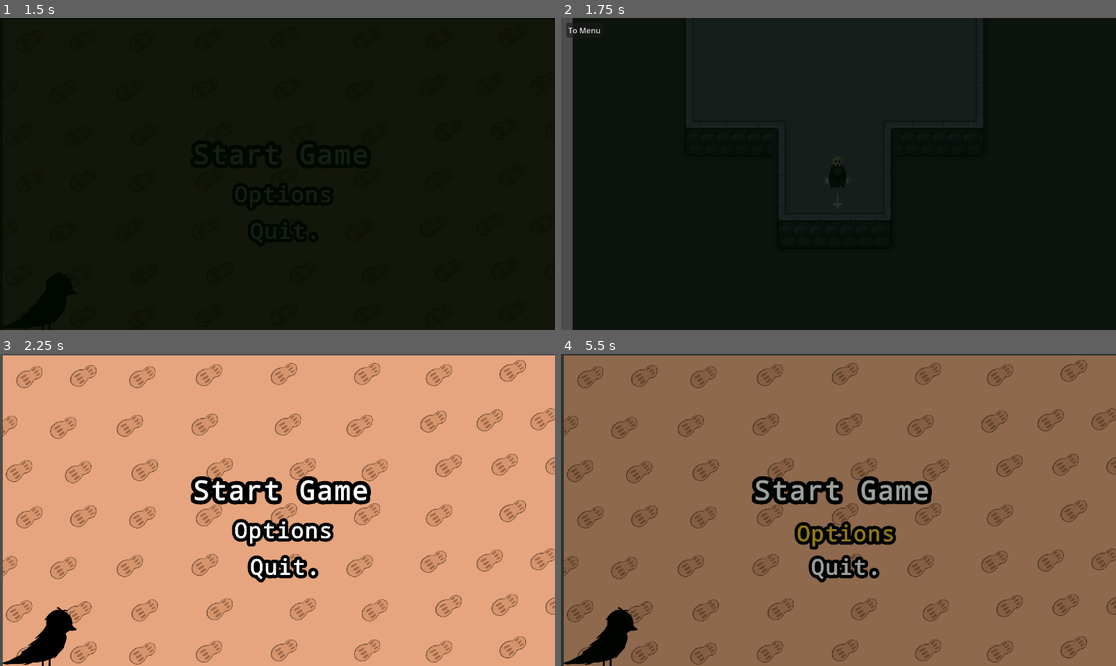
Above: before the commit, frames 1-4 (two rows, left to right).
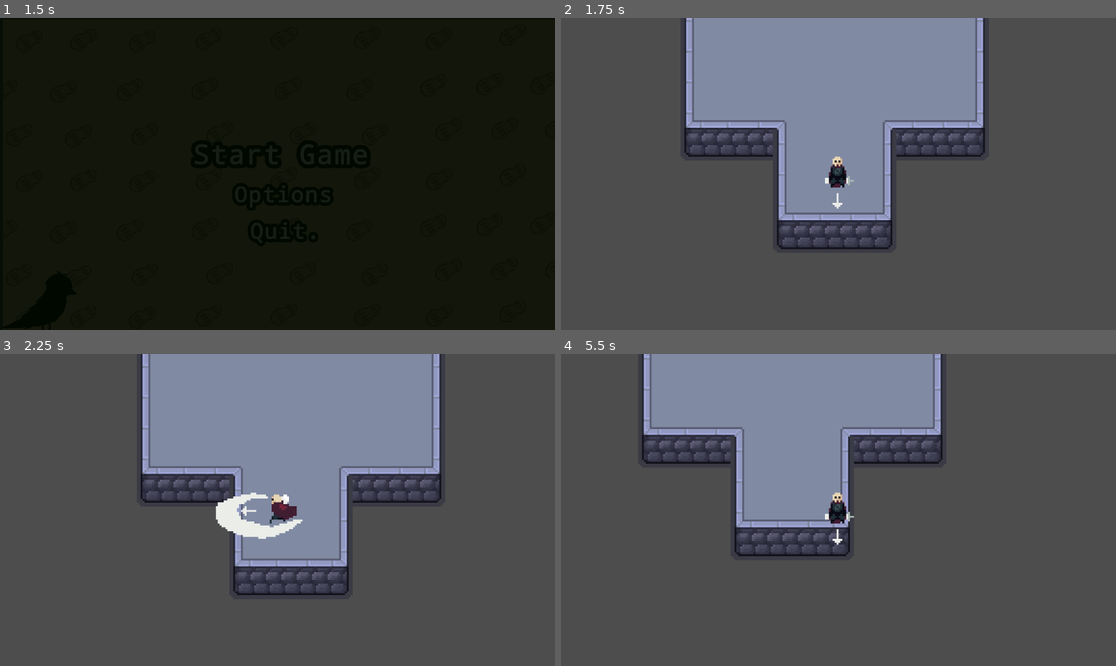
Above: after the commit, the same moments.

Repository: itspeanutzy/Tubes-Group17
Game: Godot game, scene res://Scene/main_menu.tscn
The game is run twice, just before and just after one commit, with the same random seed, the same clock (stepped at 60 frames per second) and the same inputs. The engine's default icon, where the game draws it, is replaced by a stand-in: a white triangle on a blue panel in a dark square.
Inputs (mouse positions are in pixels of both pictures, inside the frame that each line leads up to):
- Up to frame 1 (1.5 s): click (283, 155) at 0.5 s; click (283, 155) at 1.25 s
- Up to frame 2 (1.75 s): no input
- Up to frame 3 (2.25 s): click (22, 366) at 2 s, where only the run before the commit has a clickable "To Menu"
- Up to frame 4 (5.5 s): tap Enter at 2.75 s; move the mouse to (960, 494) at 2.77 s; hold D (walk_right) 2.78-3.53 s; click (960, 494) at 2.85 s; move the mouse to (727, 525) at 3.52 s; hold S (walk_down) 3.53-4.28 s; tap Shift (dodge) at 3.6 s; tap Space at 4.25 s; move the mouse to (894, 441) at 4.27 s; hold D (walk_right) 4.28-5 s; hold Right mouse button (guard) 4.28-5 s; click (844, 531) at 5.02 s

Frame 1 is identical in both runs. In frame 2, 98% of the frame differs, in the area x 1-100%, y 0-100%; in frame 3, 99%; in frame 4, 100%, in the area x 0-100%, y 0-100%.

Commit message:
Pause Menu

Diff:
--- a/Scene/level_1.tscn
+++ b/Scene/level_1.tscn
@@ -3,8 +3,6 @@
 [ext_resource type="Texture2D" uid="uid://dr00xudt6weeo" path="res://Assets/Sprites/walls_floor.png" id="1_5exfe"]
 [ext_resource type="PackedScene" uid="uid://coki0owkgoh26" path="res://Scene/player.tscn" id="2_6544n"]
 [ext_resource type="PackedScene" uid="uid://8m88su61chxn" path="res://Scene/goal.tscn" id="3_poeaa"]
-[ext_resource type="Script" uid="uid://ds7mlepr7j2v1" path="res://Script/quittomenu.gd" id="3_ufara"]
-[ext_resource type="PackedScene" uid="uid://lj0wtepx4cg1" path="res://Scene/fade_transition.tscn" id="4_ws63c"]
 
 [sub_resource type="TileSetAtlasSource" id="TileSetAtlasSource_ufara"]
 texture = ExtResource("1_5exfe")
@@ -539,32 +537,3 @@
 
 [node name="Goal" parent="." unique_id=1541156368 instance=ExtResource("3_poeaa")]
 position = Vector2(240, -104)
-
-[node name="GUI" type="Node" parent="." unique_id=486655245]
-script = ExtResource("3_ufara")
-
-[node name="CanvasLayer" type="CanvasLayer" parent="GUI" unique_id=1955440330]
-
-[node name="Control" type="Control" parent="GUI/CanvasLayer" unique_id=2061388838]
-layout_mode = 3
-anchors_preset = 0
-offset_right = 40.0
-offset_bottom = 40.0
-
-[node name="quitmenu" type="Button" parent="GUI/CanvasLayer/Control" unique_id=1652783312]
-layout_mode = 0
-offset_left = 11.0
-offset_top = 10.0
-offset_right = 83.0
-offset_bottom = 41.0
-text = "To Menu"
-
-[node name="FadeTransition" parent="GUI" unique_id=301525587 instance=ExtResource("4_ws63c")]
-offset_left = 104.0
-offset_top = 4.0
-offset_right = 1260.0
-offset_bottom = 655.0
-
-[node name="Fade_Timer" type="Timer" parent="GUI/FadeTransition" unique_id=74571956]
-
-[connection signal="pressed" from="GUI/CanvasLayer/Control/quitmenu" to="GUI" method="_on_quitmenu_pressed"]
--- a/Scene/level_2.tscn
+++ b/Scene/level_2.tscn
@@ -3,8 +3,6 @@
 [ext_resource type="Texture2D" uid="uid://dr00xudt6weeo" path="res://Assets/Sprites/walls_floor.png" id="1_yiryk"]
 [ext_resource type="PackedScene" uid="uid://coki0owkgoh26" path="res://Scene/player.tscn" id="2_louwq"]
 [ext_resource type="PackedScene" uid="uid://8m88su61chxn" path="res://Scene/goal.tscn" id="3_7sdqy"]
-[ext_resource type="Script" uid="uid://ds7mlepr7j2v1" path="res://Script/quittomenu.gd" id="4_7sdqy"]
-[ext_resource type="PackedScene" uid="uid://lj0wtepx4cg1" path="res://Scene/fade_transition.tscn" id="5_a5oyc"]
 
 [sub_resource type="TileSetAtlasSource" id="TileSetAtlasSource_ufara"]
 texture = ExtResource("1_yiryk")
@@ -538,32 +536,3 @@
 
 [node name="Goal" parent="." unique_id=1541156368 instance=ExtResource("3_7sdqy")]
 position = Vector2(0, -248)
-
-[node name="GUI" type="Node" parent="." unique_id=307741849]
-script = ExtResource("4_7sdqy")
-
-[node name="CanvasLayer" type="CanvasLayer" parent="GUI" unique_id=623625990]
-
-[node name="Control" type="Control" parent="GUI/CanvasLayer" unique_id=92779363]
-layout_mode = 3
-anchors_preset = 0
-offset_right = 40.0
-offset_bottom = 40.0
-
-[node name="quitmenu" type="Button" parent="GUI/CanvasLayer/Control" unique_id=1270709767]
-layout_mode = 0
-offset_left = 11.0
-offset_top = 10.0
-offset_right = 83.0
-offset_bottom = 41.0
-text = "To Menu"
-
-[node name="FadeTransition" parent="GUI" unique_id=301525587 instance=ExtResource("5_a5oyc")]
-offset_left = 104.0
-offset_top = 4.0
-offset_right = 1260.0
-offset_bottom = 655.0
-
-[node name="Fade_Timer" type="Timer" parent="GUI/FadeTransition" unique_id=1157735758]
-
-[connection signal="pressed" from="GUI/CanvasLayer/Control/quitmenu" to="GUI" method="_on_quitmenu_pressed"]
--- a/Scene/level_3.tscn
+++ b/Scene/level_3.tscn
@@ -3,8 +3,6 @@
 [ext_resource type="Texture2D" uid="uid://dr00xudt6weeo" path="res://Assets/Sprites/walls_floor.png" id="1_wjlks"]
 [ext_resource type="PackedScene" uid="uid://coki0owkgoh26" path="res://Scene/player.tscn" id="2_7x2t2"]
 [ext_resource type="PackedScene" uid="uid://8m88su61chxn" path="res://Scene/goal.tscn" id="3_c5qca"]
-[ext_resource type="Script" uid="uid://ds7mlepr7j2v1" path="res://Script/quittomenu.gd" id="4_c5qca"]
-[ext_resource type="PackedScene" uid="uid://lj0wtepx4cg1" path="res://Scene/fade_transition.tscn" id="5_3a2ac"]
 [ext_resource type="PackedScene" uid="uid://cgd2tmh0dxkcv" path="res://Scene/ranged_enemy.tscn" id="6_3a2ac"]
 
 [sub_resource type="TileSetAtlasSource" id="TileSetAtlasSource_ufara"]
@@ -541,33 +539,6 @@
 [node name="Goal" parent="." unique_id=1541156368 instance=ExtResource("3_c5qca")]
 position = Vector2(0, -248)
 
-[node name="GUI" type="Node" parent="." unique_id=454022890]
-script = ExtResource("4_c5qca")
-
-[node name="CanvasLayer" type="CanvasLayer" parent="GUI" unique_id=995417179]
-
-[node name="Control" type="Control" parent="GUI/CanvasLayer" unique_id=1839417184]
-layout_mode = 3
-anchors_preset = 0
-offset_right = 40.0
-offset_bottom = 40.0
-
-[node name="quitmenu" type="Button" parent="GUI/CanvasLayer/Control" unique_id=903570231]
-layout_mode = 0
-offset_left = 11.0
-offset_top = 10.0
-offset_right = 83.0
-offset_bottom = 41.0
-text = "To Menu"
-
-[node name="FadeTransition" parent="GUI" unique_id=301525587 instance=ExtResource("5_3a2ac")]
-offset_left = 104.0
-offset_top = 4.0
-offset_right = 1260.0
-offset_bottom = 655.0
-
-[node name="Fade_Timer" type="Timer" parent="GUI/FadeTransition" unique_id=747236682]
-
 [node name="RangedEnemy" parent="." unique_id=1546509261 instance=ExtResource("6_3a2ac")]
 position = Vector2(2, -38)
 
@@ -578,5 +549,3 @@
 
 [node name="BottomRight" type="Marker2D" parent="ArenaBounds" unique_id=1698055751]
 position = Vector2(251, 253)
-
-[connection signal="pressed" from="GUI/CanvasLayer/Control/quitmenu" to="GUI" method="_on_quitmenu_pressed"]
--- a/Scene/main.tscn
+++ b/Scene/main.tscn
@@ -4,9 +4,7 @@
 [ext_resource type="PackedScene" uid="uid://coki0owkgoh26" path="res://Scene/player.tscn" id="2_h2yge"]
 [ext_resource type="Script" uid="uid://ccrop3lgky4qy" path="res://Script/enemy_spawn.gd" id="3_h2yge"]
 [ext_resource type="PackedScene" uid="uid://yk3df0q1ad1b" path="res://Scene/bones_enemy.tscn" id="4_1bvp3"]
-[ext_resource type="Script" uid="uid://ds7mlepr7j2v1" path="res://Script/quittomenu.gd" id="5_272bh"]
 [ext_resource type="AudioStream" uid="uid://bekccf1ji72ia" path="res://Assets/Audio/【ボカロファミコン風】テトリス _ 重音テトSV【Chiptuneアレンジ】.ogg" id="5_lquwl"]
-[ext_resource type="PackedScene" uid="uid://lj0wtepx4cg1" path="res://Scene/fade_transition.tscn" id="6_5vw27"]
 [ext_resource type="PackedScene" uid="uid://7hxvt6trd84m" path="res://Scene/training_dummy.tscn" id="8_75buv"]
 
 [node name="Node" type="Node" unique_id=1804956798]
@@ -21,33 +19,6 @@
 script = ExtResource("3_h2yge")
 enemy_scene = ExtResource("4_1bvp3")
 
-[node name="GUI" type="Node" parent="." unique_id=462421411]
-script = ExtResource("5_272bh")
-
-[node name="CanvasLayer" type="CanvasLayer" parent="GUI" unique_id=594451248]
-
-[node name="Control" type="Control" parent="GUI/CanvasLayer" unique_id=636440828]
-layout_mode = 3
-anchors_preset = 0
-offset_right = 40.0
-offset_bottom = 40.0
-
-[node name="quitmenu" type="Button" parent="GUI/CanvasLayer/Control" unique_id=1858783618]
-layout_mode = 0
-offset_left = 11.0
-offset_top = 10.0
-offset_right = 83.0
-offset_bottom = 41.0
-text = "To Menu"
-
-[node name="FadeTransition" parent="GUI" unique_id=301525587 instance=ExtResource("6_5vw27")]
-offset_left = 104.0
-offset_top = 4.0
-offset_right = 1260.0
-offset_bottom = 655.0
-
-[node name="Fade_Timer" type="Timer" parent="GUI/FadeTransition" unique_id=750706879]
-
 [node name="BGM" type="AudioStreamPlayer2D" parent="." unique_id=1846151412]
 stream = ExtResource("5_lquwl")
 autoplay = true
@@ -55,5 +26,3 @@
 
 [node name="TrainingDummy" parent="." unique_id=499311587 instance=ExtResource("8_75buv")]
 position = Vector2(488, 251)
-
-[connection signal="pressed" from="GUI/CanvasLayer/Control/quitmenu" to="GUI" method="_on_quitmenu_pressed"]
--- /dev/null
+++ b/Scene/pause_menu.tscn
@@ -0,0 +1,58 @@
+[gd_scene format=3 uid="uid://dwgy65eksrt2a"]
+
+[ext_resource type="Script" uid="uid://bs4ov0qf2de6w" path="res://pause_menu.gd" id="1_nkw6i"]
+[ext_resource type="Texture2D" uid="uid://dxs3fsdcpaxvp" path="res://Assets/Sprites/Resume_white.png" id="2_c7fen"]
+[ext_resource type="Texture2D" uid="uid://bjtsqhs5f4wja" path="res://Assets/Sprites/Resume_yellow.png" id="3_vpppi"]
+[ext_resource type="Texture2D" uid="uid://dugrrd1a4p1rg" path="res://Assets/Sprites/Save Game_white.png" id="4_1eq5e"]
+[ext_resource type="Texture2D" uid="uid://wx4knrp1itxv" path="res://Assets/Sprites/Save Game_yellow.png" id="5_yk0kx"]
+[ext_resource type="Texture2D" uid="uid://ju5ufbr3s4gf" path="res://Assets/Sprites/Quit to Menu_white.png" id="6_evyvo"]
+[ext_resource type="Texture2D" uid="uid://cybcs8wdu5fa8" path="res://Assets/Sprites/Quit to Menu_yellow.png" id="7_pr4gf"]
+
+[node name="CanvasLayer" type="CanvasLayer" unique_id=1540682482]
+process_mode = 3
+script = ExtResource("1_nkw6i")
+
+[node name="ColorRect" type="ColorRect" parent="." unique_id=1984704431]
+offset_right = 1152.0
+offset_bottom = 652.0
+color = Color(0, 0, 0, 0.15686275)
+
+[node name="Button_Manager" type="Control" parent="." unique_id=1280457727]
+layout_mode = 3
+anchors_preset = 0
+offset_right = 40.0
+offset_bottom = 40.0
+
+[node name="Resume" type="TextureButton" parent="Button_Manager" unique_id=676552706]
+layout_mode = 0
+offset_left = 462.0
+offset_top = 229.0
+offset_right = 961.0
+offset_bottom = 357.0
+scale = Vector2(0.4, 0.4)
+texture_normal = ExtResource("2_c7fen")
+texture_hover = ExtResource("3_vpppi")
+
+[node name="Save_Game" type="TextureButton" parent="Button_Manager" unique_id=12792641]
+layout_mode = 0
+offset_left = 411.00003
+offset_top = 280.00003
+offset_right = 1172.0
+offset_bottom = 447.00003
+scale = Vector2(0.4, 0.4)
+texture_normal = ExtResource("4_1eq5e")
+texture_hover = ExtResource("5_yk0kx")
+
+[node name="Quit_to_Menu" type="TextureButton" parent="Button_Manager" unique_id=1848961637]
+layout_mode = 0
+offset_left = 380.99997
+offset_top = 334.99997
+offset_right = 1352.0
+offset_bottom = 515.0
+scale = Vector2(0.4, 0.4)
+texture_normal = ExtResource("6_evyvo")
+texture_hover = ExtResource("7_pr4gf")
+
+[connection signal="pressed" from="Button_Manager/Resume" to="." method="_on_resume_pressed"]
+[connection signal="pressed" from="Button_Manager/Save_Game" to="." method="_on_save_game_pressed"]
+[connection signal="pressed" from="Button_Manager/Quit_to_Menu" to="." method="_on_quit_to_menu_pressed"]
--- a/Script/quittomenu.gd
+++ /dev/null
@@ -1,8 +0,0 @@
-extends Node
-
-
-func _ready():
-	$FadeTransition/AnimationPlayer.play("fade_out")
-
-func _on_quitmenu_pressed() -> void:
-	get_tree().change_scene_to_file("res://Scene/main_menu.tscn")
--- /dev/null
+++ b/pause_menu.gd
@@ -0,0 +1,38 @@
+extends CanvasLayer
+
+func _ready():
+	process_mode = Node.PROCESS_MODE_ALWAYS
+	hide()
+
+func _unhandled_input(event):
+	if event.is_action_pressed("ui_cancel"):
+		if not get_tree().get_first_node_in_group("Player"):
+			return
+
+		visible = not visible
+		get_tree().paused = visible
+
+		if visible:
+			Input.mouse_mode = Input.MOUSE_MODE_VISIBLE
+		else:
+			Input.mouse_mode = Input.MOUSE_MODE_HIDDEN
+
+
+func _on_resume_pressed():
+	visible = false
+	get_tree().paused = false
+	Input.mouse_mode = Input.MOUSE_MODE_HIDDEN
+
+
+func _on_save_game_pressed() -> void:
+	var player = get_tree().get_first_node_in_group("Player")
+	if player:
+		Savemanager.player_health = player.health
+	Savemanager.save_game()
+	print("SAVE DARI PAUSE MENU BERHASIL!")
+
+
+func _on_quit_to_menu_pressed() -> void:
+	visible = false
+	get_tree().paused = false
+	GameManager.go_to_main_menu()
--- a/project.godot
+++ b/project.godot
@@ -19,6 +19,7 @@
 
 GameManager="*uid://dkfeqn40kijeh"
 Savemanager="*uid://deh1p04ef1dx5"
+PauseMenu="*uid://dwgy65eksrt2a"
 
 [input]
 
Binary file added: Assets/Sprites/Quit to Menu_white.png
Not shown, added: Assets/Sprites/Quit to Menu_white.png.import
Binary file added: Assets/Sprites/Quit to Menu_yellow.png
Not shown, added: Assets/Sprites/Quit to Menu_yellow.png.import
Binary file added: Assets/Sprites/Resume_white.png
Not shown, added: Assets/Sprites/Resume_white.png.import
Binary file added: Assets/Sprites/Resume_yellow.png
Not shown, added: Assets/Sprites/Resume_yellow.png.import
Binary file added: Assets/Sprites/Save Game_white.png
Not shown, added: Assets/Sprites/Save Game_white.png.import
Binary file added: Assets/Sprites/Save Game_yellow.png
Not shown, added: Assets/Sprites/Save Game_yellow.png.import
(and 2 more such lines)
